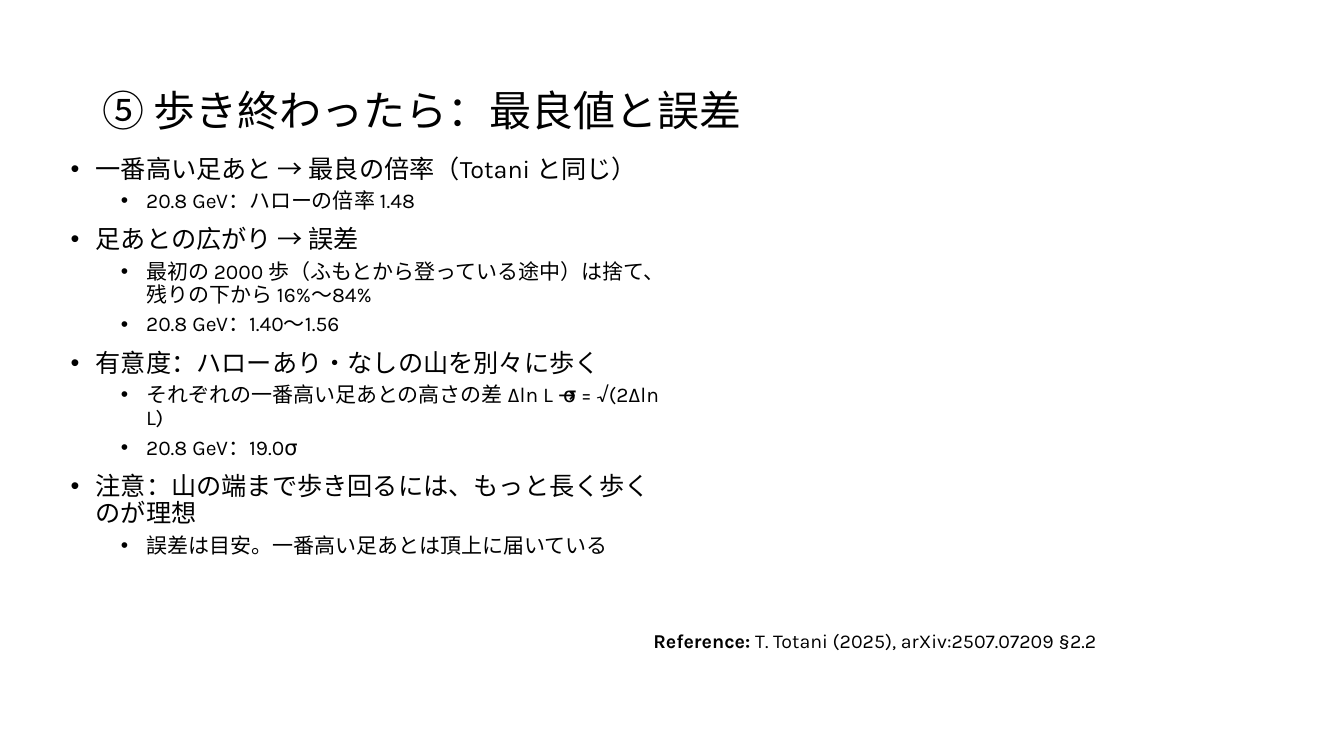
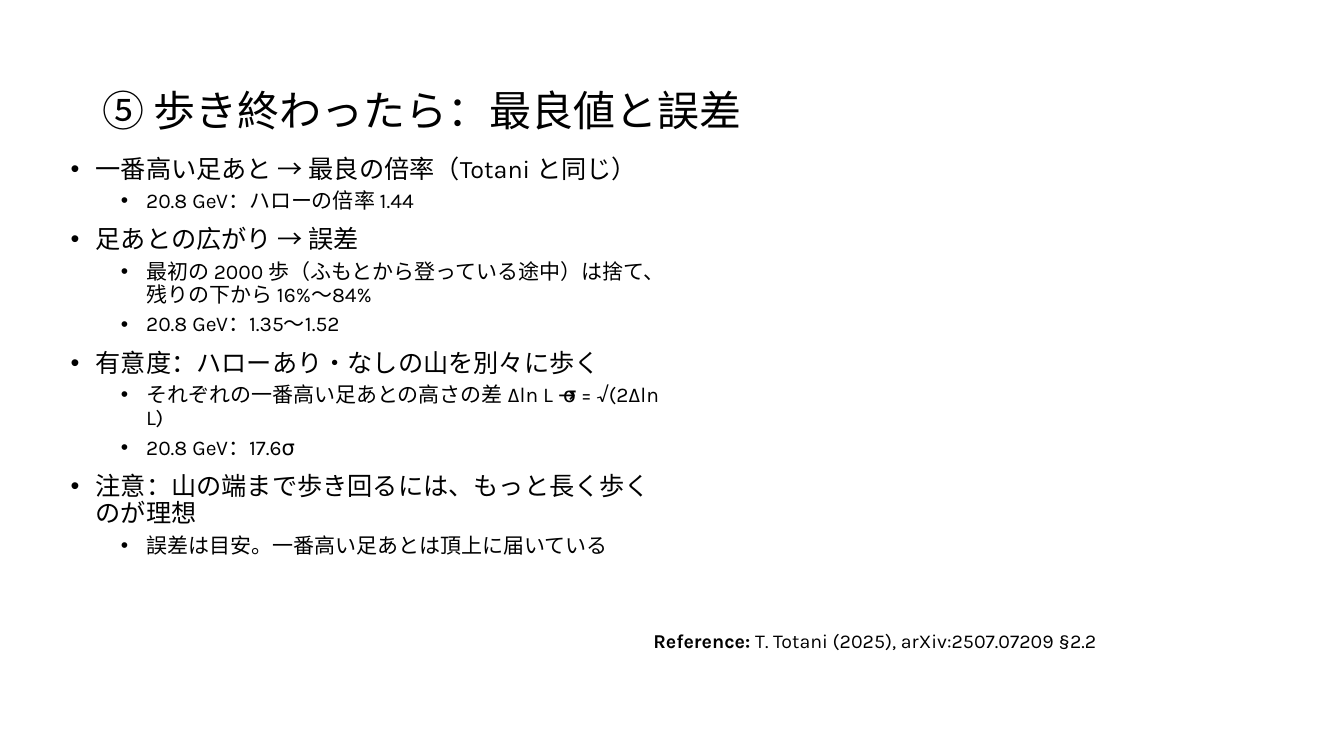
Before and after one commit to Mikann20041029/darkmatter-slides, a slide deck: slide 17 of slides/2026-10-03_研究進捗報告_claude_夕方版.pptx. Drawn at 1344x756 pixels with LibreOffice and Linux fonts; fonts in the diff are those of the drawing. Boxes give left, top, right and bottom in pixels: in the first picture for what was removed or moved away, otherwise in the second. Text is boxed around its words. In the diff, an @@ line names an element or a change of style, - is before the commit and + after.

```diff
--- a/slides/2026-10-03_研究進捗報告_claude_夕方版.pptx
+++ b/slides/2026-10-03_研究進捗報告_claude_夕方版.pptx
@@ text at [146, 190, 414, 210]: text changed @@
-  • 20.8 GeV：ハローの倍率 1.48
+  • 20.8 GeV：ハローの倍率 1.44
@@ text at [146, 317, 339, 332]: text changed @@
-  • 20.8 GeV：1.40〜1.56
+  • 20.8 GeV：1.35〜1.52
@@ text at [146, 441, 294, 456]: text changed @@
-  • 20.8 GeV：19.0σ
+  • 20.8 GeV：17.6σ
```
Also in this commit, not shown: 14 other slides changed, 1 slide added.
